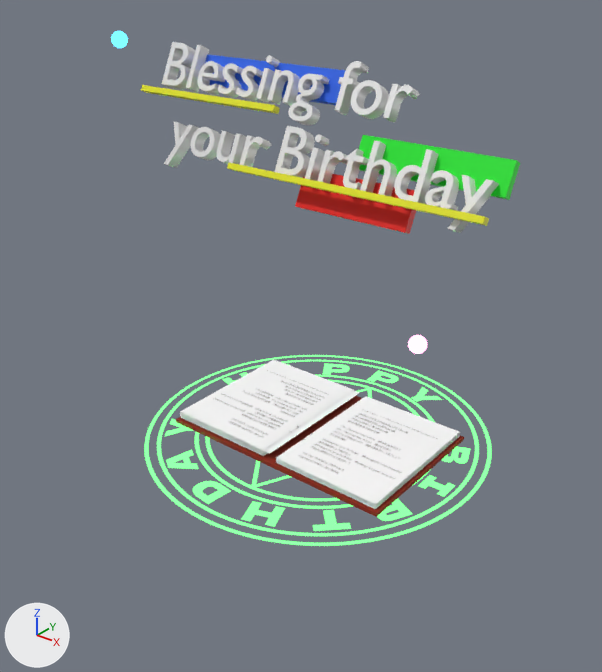
The glTF model book.glb as it was, and as the next commit left it.
Both versions are drawn from a camera (50 mm lens) standing at (2.61, -3.32, 2.88) and looking at (0.07, -0.15, 0.92). The lights are fixed; the arrows at lower left show +X, +Y and +Z. Where no turn or scale is listed for an object, it has been applied to the vertices.

Script lines for the objects in view, before the commit:
```python
ob_テキスト = bpy.data.objects.new('テキスト', me_テキスト)
ob_テキスト.location = (0.0, 0.0, 2.0)
ob_テキスト.rotation_euler = (1.125, 0.0, 0.0)  # degrees (64, 0, 0)
ob_テキスト.scale = (0.354, 0.354, 0.354)
ob_平面_007 = bpy.data.objects.new('平面.007', me_平面_007)
ob_平面_007.location = (0.127, -0.006, 0.303)
ob_平面_019 = bpy.data.objects.new('平面.019', me_平面_019)
ob_平面_019.location = (0.082, -0.006, 0.232)
ob_球 = bpy.data.objects.new('球', me_球)
ob_球.parent = ob_テキスト
ob_球.location = (0.0, -1.383, -0.661)
ob_球.rotation_euler = (-1.125, 0.0, 0.0)  # degrees (-64, 0, 0)
ob_球.scale = (-0.133, -0.133, -0.133)
ob_立方体 = bpy.data.objects.new('立方体', me_立方体)
ob_立方体.location = (-0.674, -0.033, 2.067)
ob_立方体_001 = bpy.data.objects.new('立方体.001', me_立方体_001)
ob_立方体_001.location = (0.359, -0.174, 1.773)
ob_立方体_002 = bpy.data.objects.new('立方体.002', me_立方体_002)
ob_立方体_002.location = (-0.393, 0.142, 2.179)
ob_立方体_003 = bpy.data.objects.new('立方体.003', me_立方体_003)
ob_立方体_003.location = (0.712, 0.015, 1.913)
ob_立方体_004 = bpy.data.objects.new('立方体.004', me_立方体_004)
ob_立方体_004.location = (0.358, -0.083, 1.709)
# also in view: 'Cube.001' at (0.46, -0.01, 0.26); 'spine' at (0.08, -0.01, 0.26); '平面.008' at (-0.29, -0.01, 0.32)
```
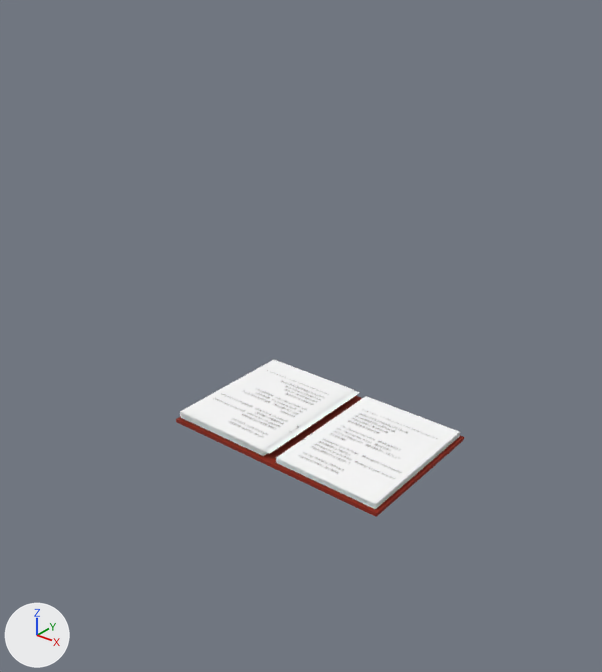
Pixel boxes (x1, y1, x2, y2) of what changed, in the pictures (602 x 672 px):
'テキスト', deleted
    before: (162, 42, 499, 233)
'平面.019', deleted (green)
    before: (144, 355, 492, 546)
'立方体.003', deleted (green)
    before: (359, 135, 520, 200)
'立方体.004', deleted (red)
    before: (295, 174, 416, 234)
'立方体.001', deleted (yellow)
    before: (227, 162, 489, 226)
'立方体.002', deleted (blue)
    before: (205, 54, 346, 105)
'立方体', deleted (yellow)
    before: (141, 85, 280, 114)
'球.001', deleted
    before: (408, 335, 427, 354)
'球', deleted
    before: (111, 31, 128, 48)

Edits to the bpy script that builds the scene:
```text
Remove ob_平面_019:
    ob_平面_019 = bpy.data.objects.new('平面.019', me_平面_019)
    ob_平面_019.location = (0.082, -0.006, 0.232)
Remove ob_テキスト:
    ob_テキスト = bpy.data.objects.new('テキスト', me_テキスト)
    ob_テキスト.location = (0.0, 0.0, 2.0)
    ob_テキスト.rotation_euler = (1.125, 0.0, 0.0)  # degrees (64, 0, 0)
    ob_テキスト.scale = (0.354, 0.354, 0.354)
Remove ob_球:
    ob_球 = bpy.data.objects.new('球', me_球)
    ob_球.parent = ob_テキスト
    ob_球.location = (0.0, -1.383, -0.661)
    ob_球.rotation_euler = (-1.125, 0.0, 0.0)  # degrees (-64, 0, 0)
    ob_球.scale = (-0.133, -0.133, -0.133)
Remove ob_立方体:
    ob_立方体 = bpy.data.objects.new('立方体', me_立方体)
    ob_立方体.location = (-0.674, -0.033, 2.067)
Remove ob_立方体_001:
    ob_立方体_001 = bpy.data.objects.new('立方体.001', me_立方体_001)
    ob_立方体_001.location = (0.359, -0.174, 1.773)
Remove ob_立方体_002:
    ob_立方体_002 = bpy.data.objects.new('立方体.002', me_立方体_002)
    ob_立方体_002.location = (-0.393, 0.142, 2.179)
Remove ob_立方体_003:
    ob_立方体_003 = bpy.data.objects.new('立方体.003', me_立方体_003)
    ob_立方体_003.location = (0.712, 0.015, 1.913)
Remove ob_立方体_004:
    ob_立方体_004 = bpy.data.objects.new('立方体.004', me_立方体_004)
    ob_立方体_004.location = (0.358, -0.083, 1.709)
Remove ob_球_001:
    ob_球_001 = bpy.data.objects.new('球.001', me_球_001)
    ob_球_001.location = (0.082, -1.3, 0.2)
    ob_球_001.rotation_euler = (0.0, 0.0, -2.094)  # degrees (0, 0, -120)
    ob_球_001.scale = (-0.0472, -0.0472, -0.0472)
```
